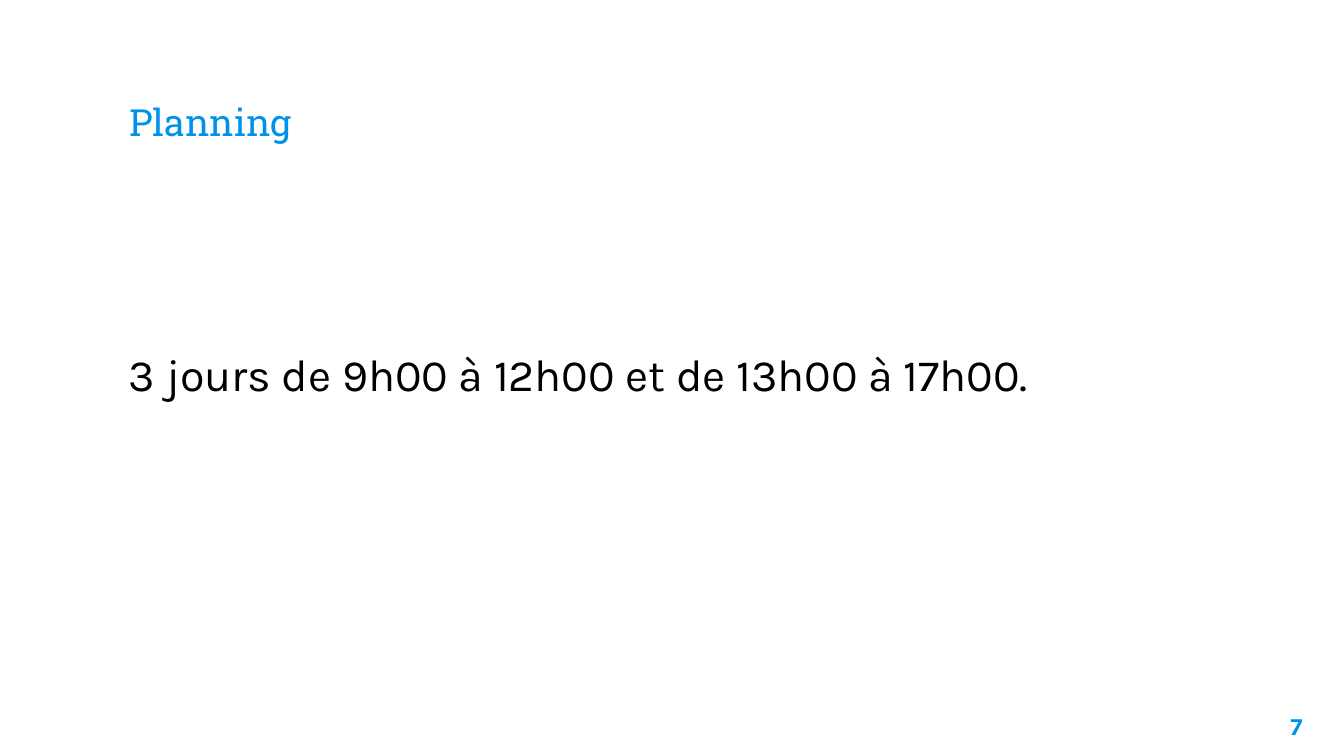
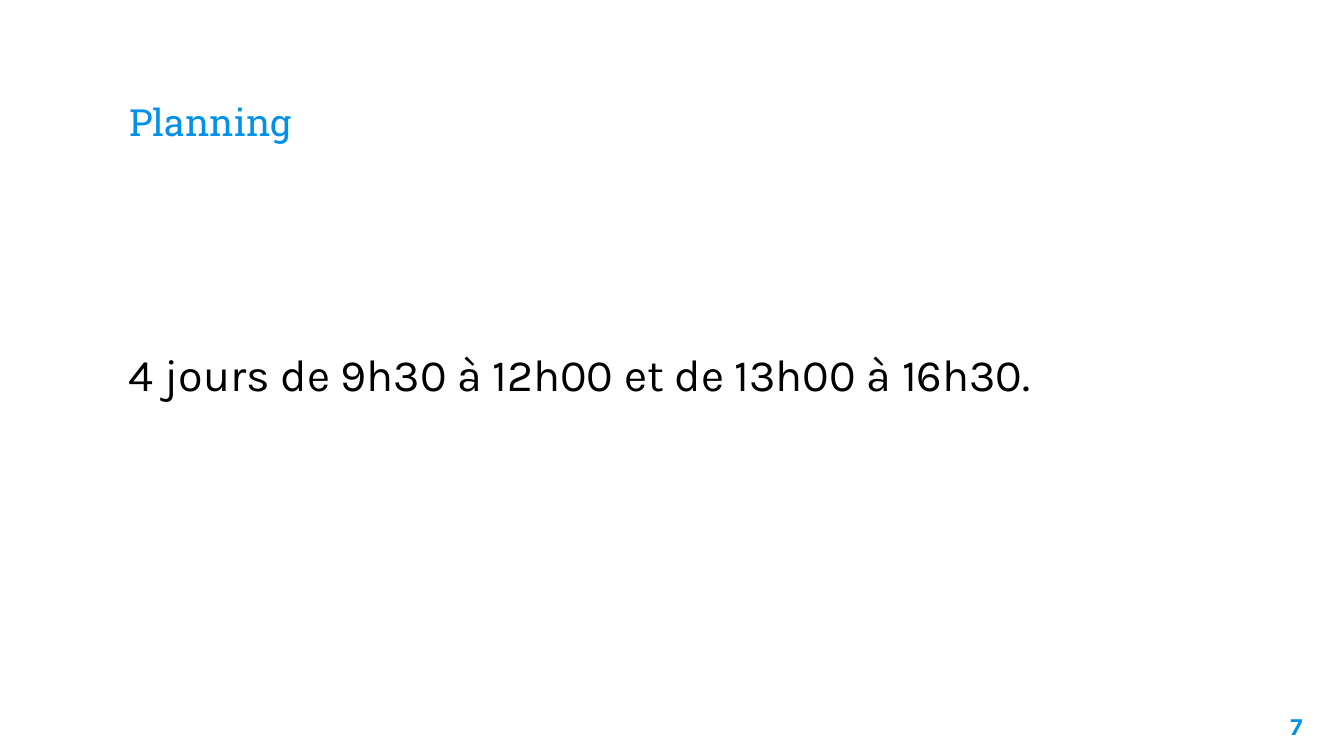
Before and after one commit to Fully-san/PythonSoftwareDevelopment, a slide deck: slide 8 of Supports/Python Software Development.pptx. Drawn at 1344x756 pixels with LibreOffice and Linux fonts; fonts in the diff are those of the drawing; background and template pictures are left out. Boxes give left, top, right and bottom in pixels: in the first picture for what was removed or moved away, otherwise in the second. Text is boxed around its words. In the diff, an @@ line names an element or a change of style, - is before the commit and + after.

```diff
--- a/Supports/Python Software Development.pptx
+++ b/Supports/Python Software Development.pptx
@@ text at [129,356,1030,402]: text changed @@
-3 jours de 9h00 à 12h00 et de 13h00 à 17h00.
+4 jours de 9h30 à 12h00 et de 13h00 à 16h30.
```
Also in this commit, not shown: 1 other slide changed, 2 other files.
